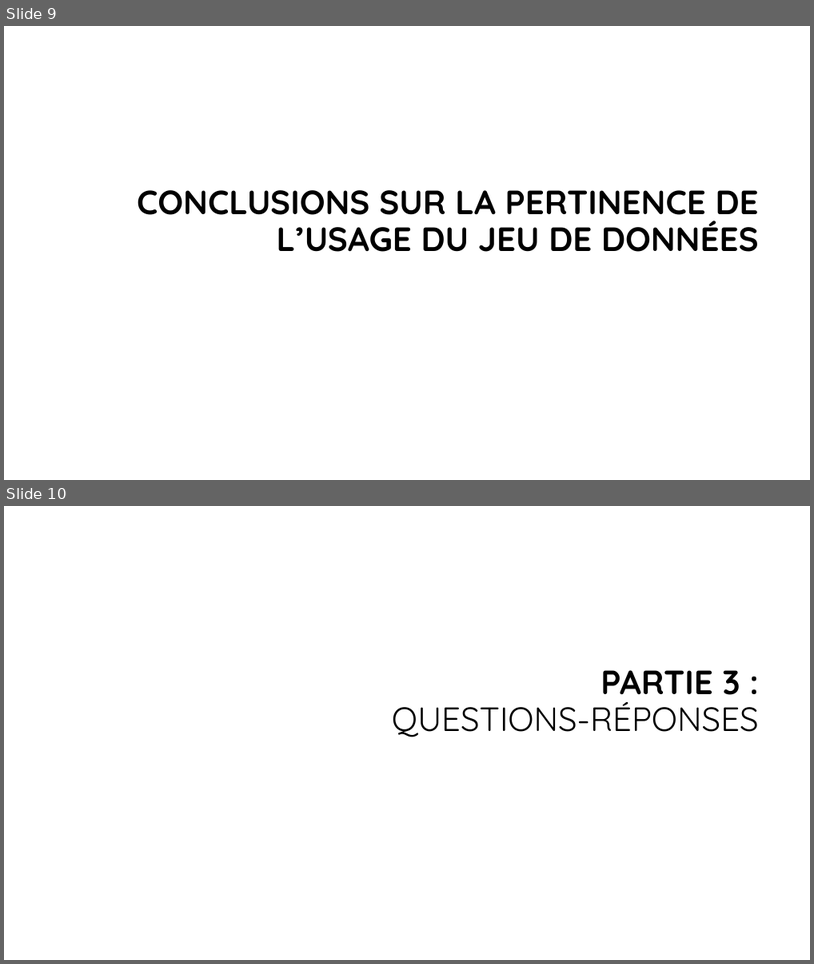
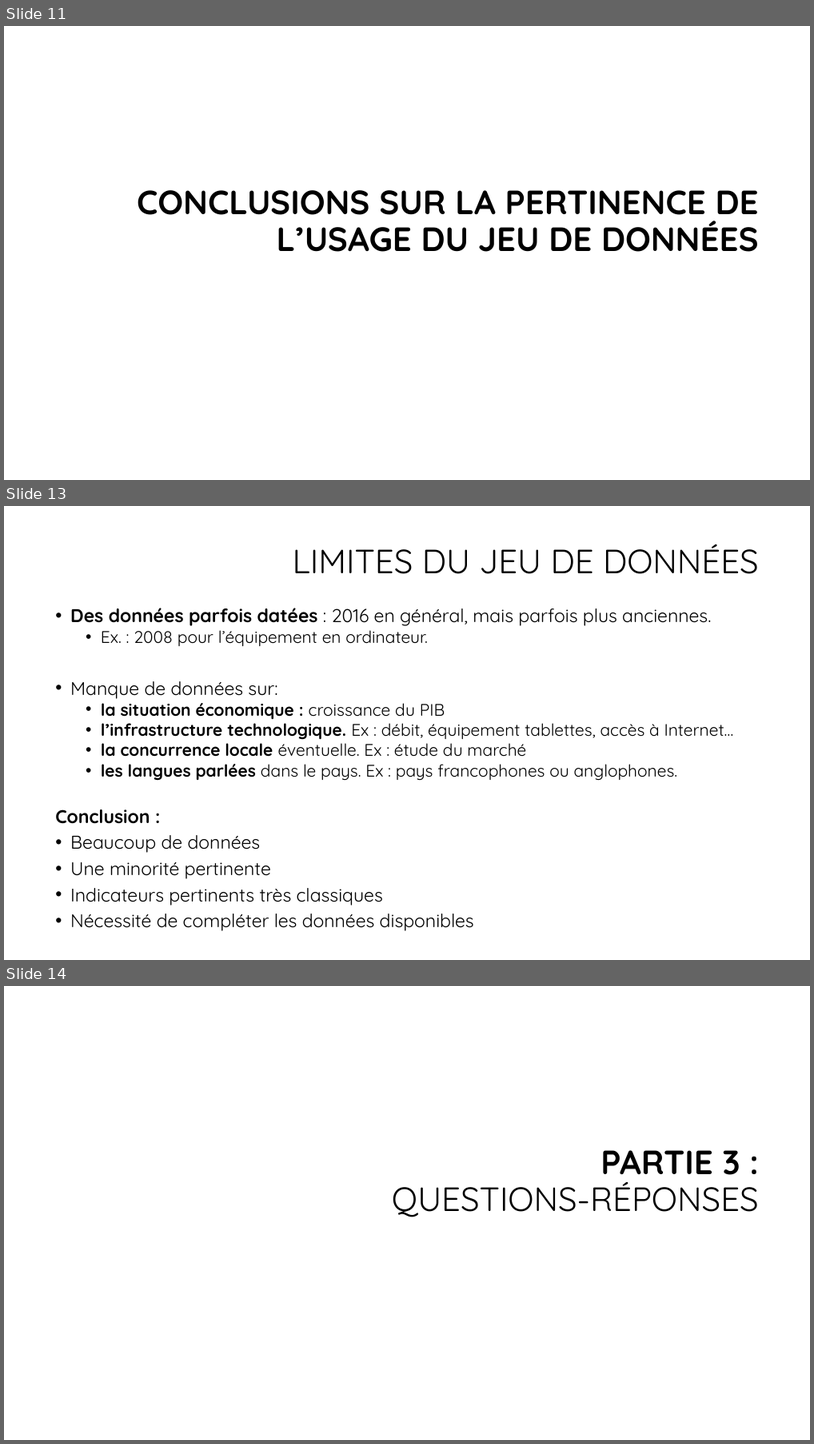
Before and after one commit to bayethiernodiop/Parcours-Data-Scientist, a slide deck: projet2/projet2.pptx. Shown one above the other, each under a label of ours: slides 9 and 10 before the commit, slides 11, 13 and 14 after it; the slides between them are not shown. The pictures are 814x964 and 814x1444 pixels, drawn with LibreOffice and Linux fonts; fonts in the diff are those of the drawing; background and template pictures are left out. Boxes give left, top, right and bottom in pixels: in the first picture for what was removed or moved away, otherwise in the second. Text is boxed around its words. In the diff, an @@ line names an element or a change of style, - is before the commit and + after.

```diff
--- a/projet2/projet2.pptx
+++ b/projet2/projet2.pptx
@@ slide 13 added at (4,506,810,960), background #FFFFFF @@
@@ title added at (293,544,759,574), 40 pt, text #000000 @@
+LIMITES DU JEU DE DONNÉES
@@ text added at (55,608,734,931), 20 pt, text #000000 @@
+• Des données parfois datées : 2016 en général, mais parfois plus anciennes.
+  • Ex. : 2008 pour l’équipement en ordinateur.
+• Manque de données sur:
+  • la situation économique : croissance du PIB
+  • l’infrastructure technologique. Ex : débit, équipement tablettes, accès à Internet…
+  • la concurrence locale éventuelle. Ex : étude du marché
+  • les langues parlées dans le pays. Ex : pays francophones ou anglophones.
+Conclusion :
+• Beaucoup de données
+• Une minorité pertinente
+• Indicateurs pertinents très classiques
+• Nécessité de compléter les données disponibles
@@ what was slide 9 is now slide 11 @@
@@ what was slide 10 is now slide 14 @@
```
Also in this commit, not shown: 4 slides changed, 3 other slides added, 2 other files.
